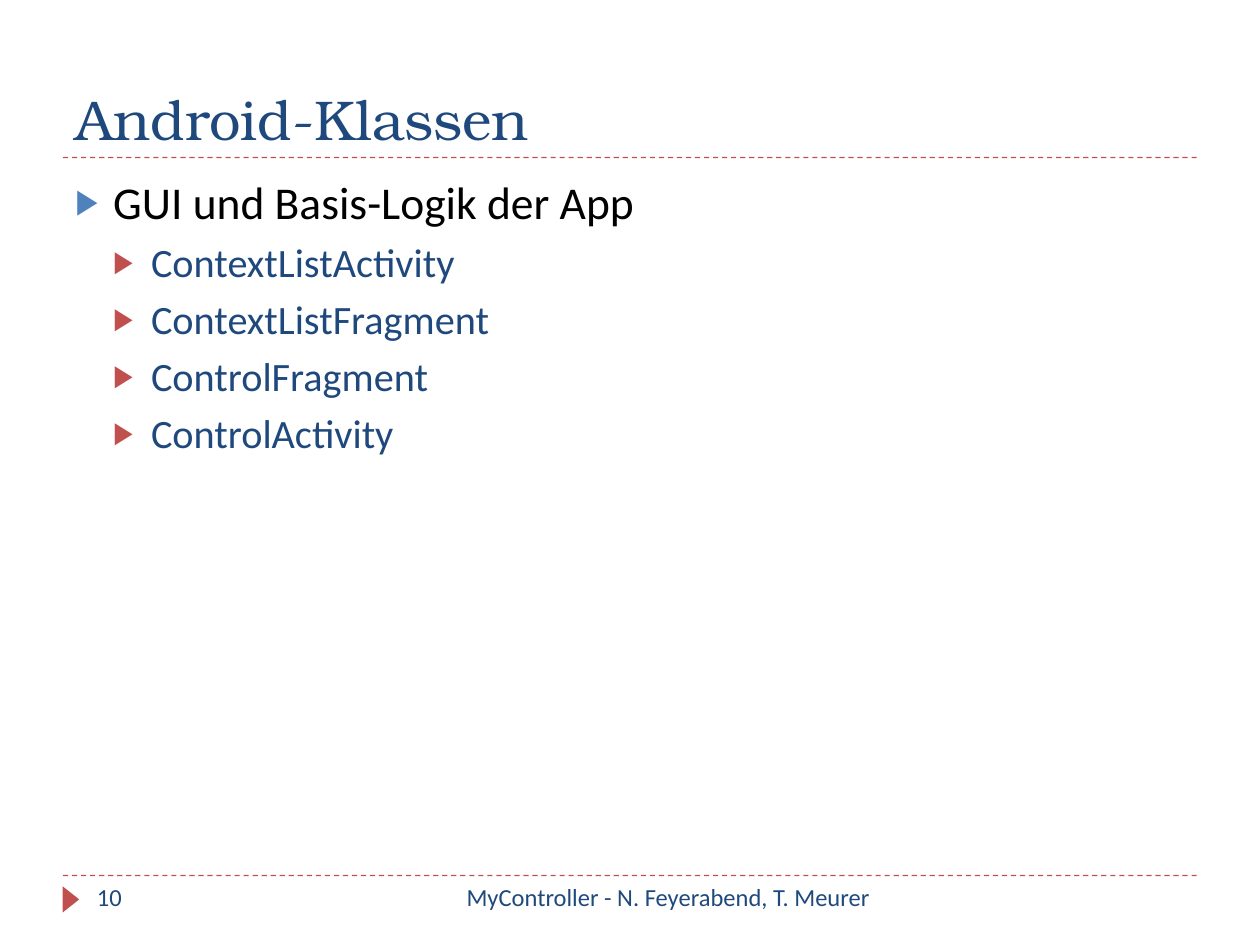
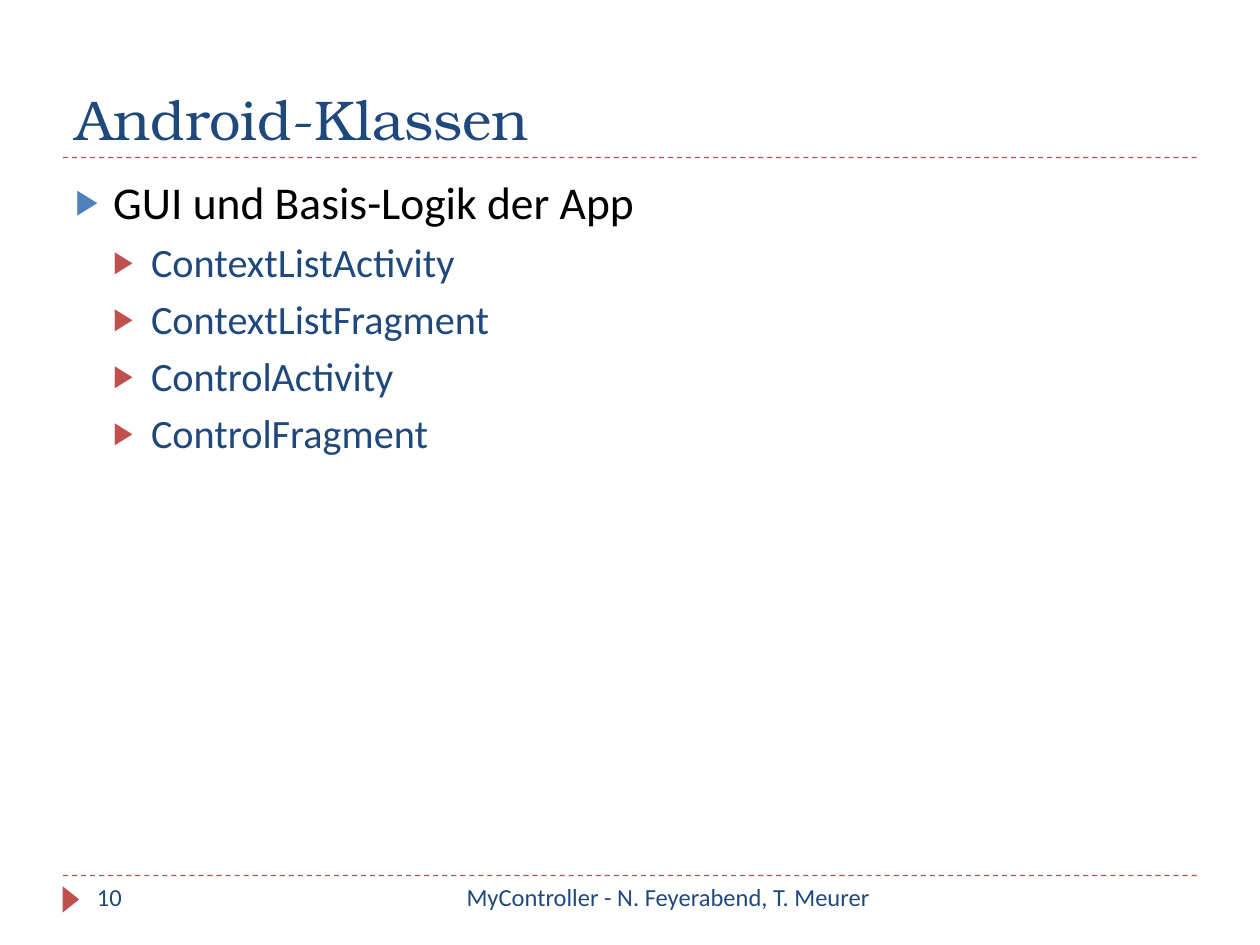
Before and after one commit to iBot/WP_SHC, a slide deck: slide 10 of dokumente/Präsentation/MyController.pptx. Drawn at 1260x945 pixels with LibreOffice and Linux fonts; fonts in the diff are those of the drawing. Boxes give left, top, right and bottom in pixels: in the first picture for what was removed or moved away, otherwise in the second. Text is boxed around its words. In the diff, an @@ line names an element or a change of style, - is before the commit and + after.

```diff
--- a/dokumente/Präsentation/MyController.pptx
+++ b/dokumente/Präsentation/MyController.pptx
@@ text at (151, 363, 393, 398): paragraph added @@
+  ▶ ControlActivity
@@ text at (151, 420, 393, 455): paragraph removed @@
-  ▶ ControlActivity
```
Also in this commit, not shown: 7 other slides changed.
